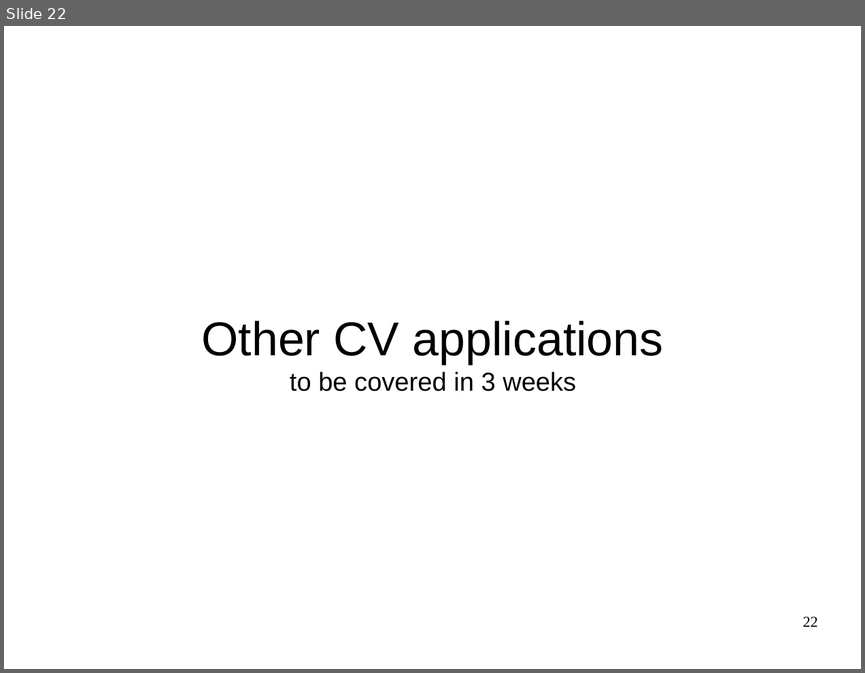
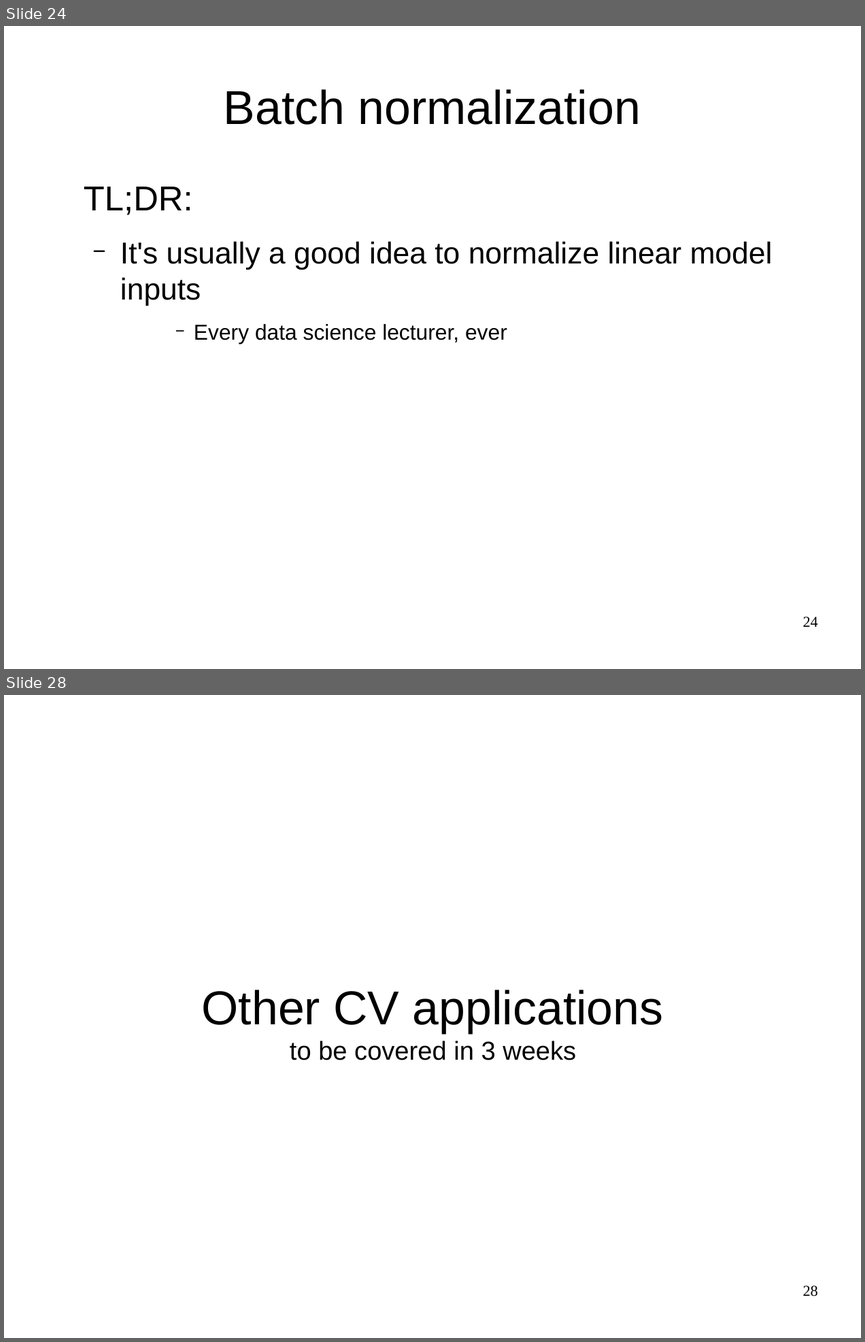
Before and after one commit to yandexdataschool/Practical_DL, a slide deck: week2/lecture2.odp. Shown one above the other, each under a label of ours: slide 22 before the commit, slides 24 and 28 after it; the slides between them are not shown. The pictures are 865x673 and 865x1342 pixels, drawn with LibreOffice and Linux fonts; fonts in the diff are those of the drawing. Boxes give left, top, right and bottom in pixels: in the first picture for what was removed or moved away, otherwise in the second. Text is boxed around its words. In the diff, an @@ line names an element or a change of style, - is before the commit and + after.

```diff
--- a/week2/lecture2.odp
+++ b/week2/lecture2.odp
@@ slide 24 added at [4, 26, 861, 669], background #FFFFFF @@
@@ title added at [224, 89, 640, 125], 44 pt, text #000000 @@
+Batch normalization
@@ text added at [84, 186, 772, 343], 28 pt, text #000000 @@
+TL;DR:
+  − It's usually a good idea to normalize linear model inputs
+      − Every data science lecturer, ever
@@ page number added at [803, 616, 818, 626], 14 pt, text #000000 @@
+24
@@ what was slide 22 is now slide 28 @@
@@ page number at [803, 1285, 818, 1296]: text changed @@
-22
+28
```
Also in this commit, not shown: 5 slides changed, 5 other slides added, 1 other file.
